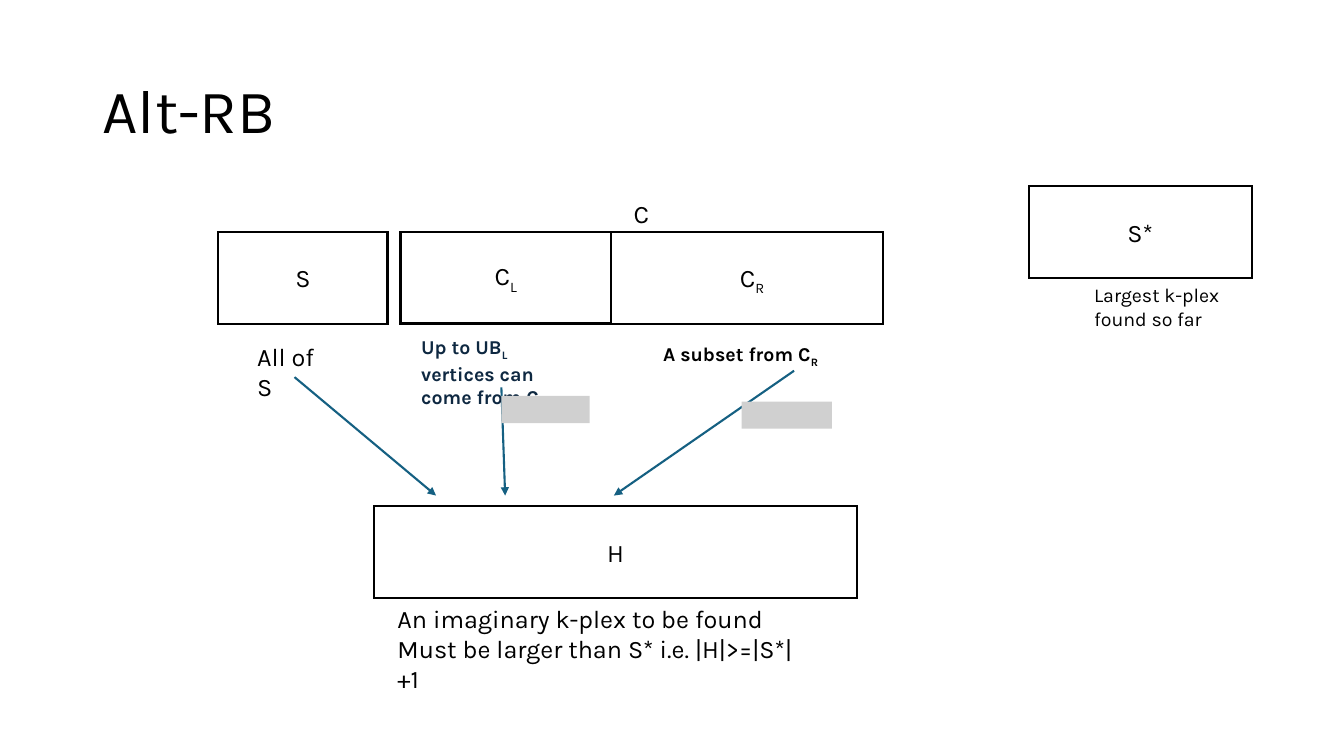
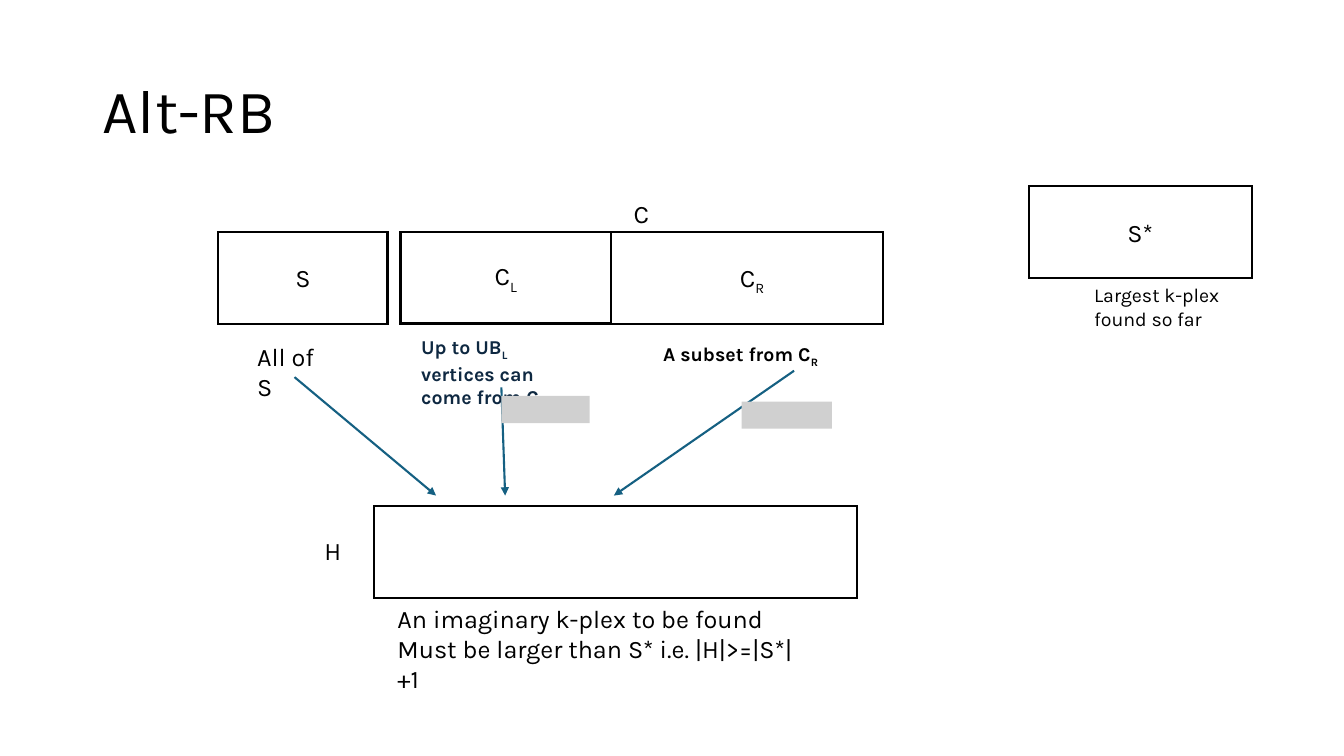
Before and after one commit to akhlaqueak/MaxKPlex, a slide deck: slide 4 of kPEX/kPEX_extension.pptx. Drawn at 1344x756 pixels with LibreOffice and Linux fonts; fonts in the diff are those of the drawing; grey boxes stand for pictures. Boxes give left, top, right and bottom in pixels: in the first picture for what was removed or moved away, otherwise in the second. Text is boxed around its words. In the diff, an @@ line names an element or a change of style, - is before the commit and + after.

```diff
--- a/kPEX/kPEX_extension.pptx
+++ b/kPEX/kPEX_extension.pptx
@@ text added at box(324, 544, 341, 560), 18 pt, text #000000 @@
+H
@@ text in rectangle at box(607, 546, 624, 562): text removed @@
-H
```
Also in this commit, not shown: 2 other slides changed, 3 slides added, 1 slide removed, 4 other files.
